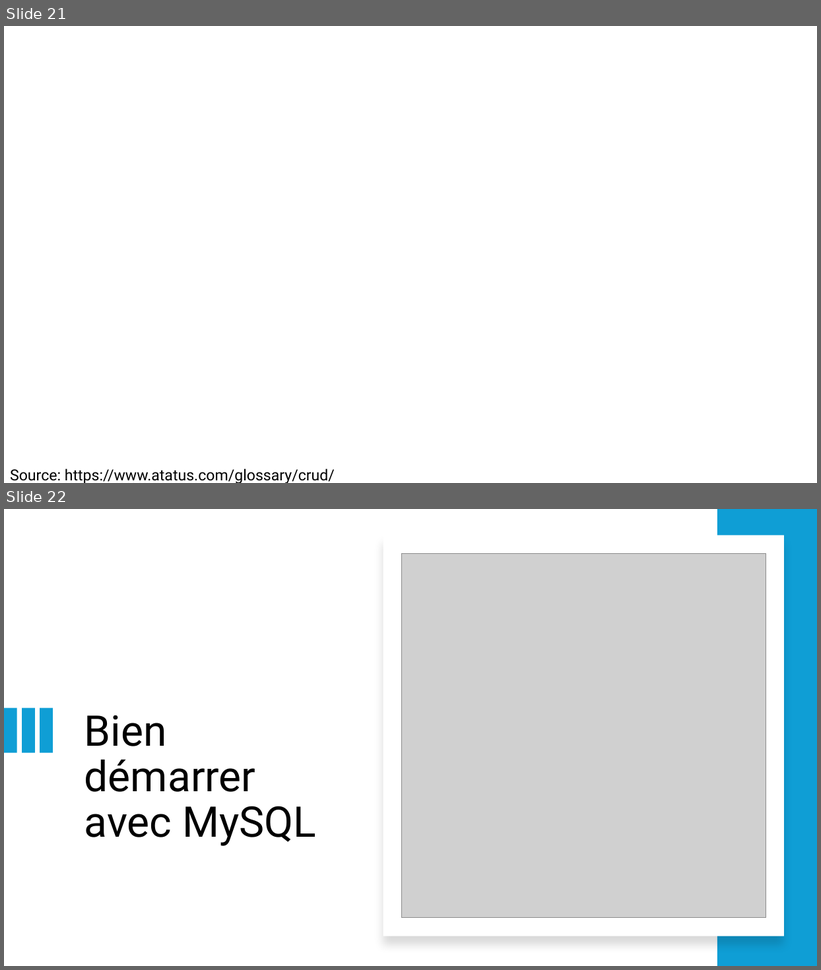
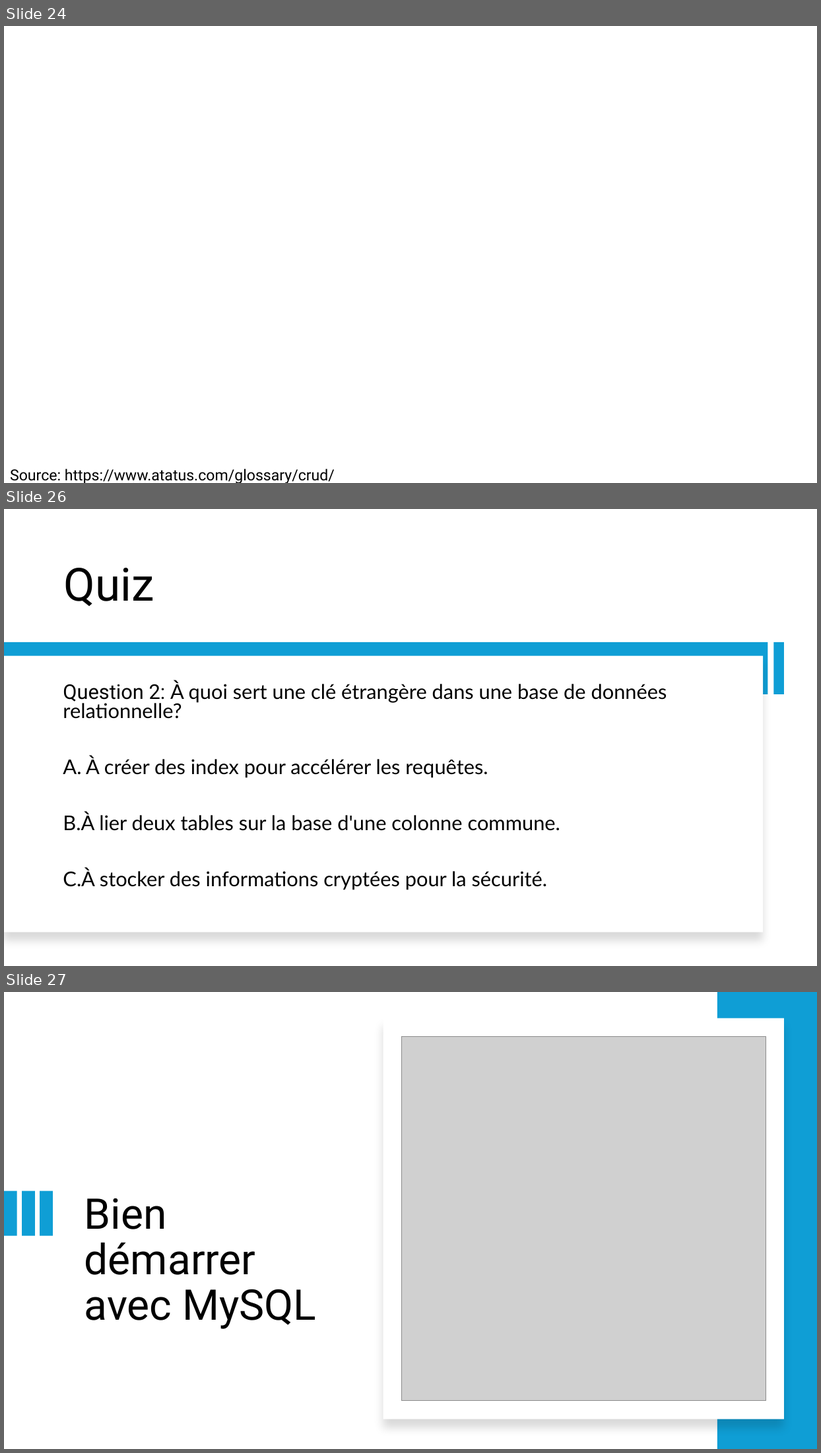
Before and after one commit to LeCoinStat/LeCoinStat, a slide deck: Bien_Debuter_SQL/Jour1/Bases_SQL_Guide_Pour_Bien_Démarrer.pptx. Shown one above the other, each under a label of ours: slides 21 and 22 before the commit, slides 24, 26 and 27 after it; the slides between them are not shown. The pictures are 821x970 and 821x1453 pixels, drawn with LibreOffice and Linux fonts; fonts in the diff are those of the drawing; grey boxes stand for pictures; background and template pictures are left out. Boxes give left, top, right and bottom in pixels: in the first picture for what was removed or moved away, otherwise in the second. Text is boxed around its words. In the diff, an @@ line names an element or a change of style, - is before the commit and + after.

```diff
--- a/Bien_Debuter_SQL/Jour1/Bases_SQL_Guide_Pour_Bien_Démarrer.pptx
+++ b/Bien_Debuter_SQL/Jour1/Bases_SQL_Guide_Pour_Bien_Démarrer.pptx
@@ slide 26 added at (x1=4, y1=509, x2=817, y2=966), background #FFFFFF @@
@@ title added at (x1=64, y1=568, x2=154, y2=606), 54 pt, text #000000 @@
+Quiz
@@ rectangle added at (x1=4, y1=642, x2=768, y2=694), fill #0F9ED5 @@
@@ rectangle added at (x1=774, y1=642, x2=784, y2=694), fill #0F9ED5 @@
@@ rectangle added at (x1=4, y1=656, x2=764, y2=933), fill #FFFFFF @@
@@ text added at (x1=63, y1=681, x2=667, y2=890), 24 pt, text #000000 @@
+Question 2: À quoi sert une clé étrangère dans une base de données relationnelle?
+A. À créer des index pour accélérer les requêtes.
+B. À lier deux tables sur la base d'une colonne commune.
+C. À stocker des informations cryptées pour la sécurité.
@@ what was slide 21 is now slide 24 @@
@@ what was slide 22 is now slide 27 @@
```
Also in this commit, not shown: 12 slides changed, 6 other slides added, 1 slide removed, 1 other file.
